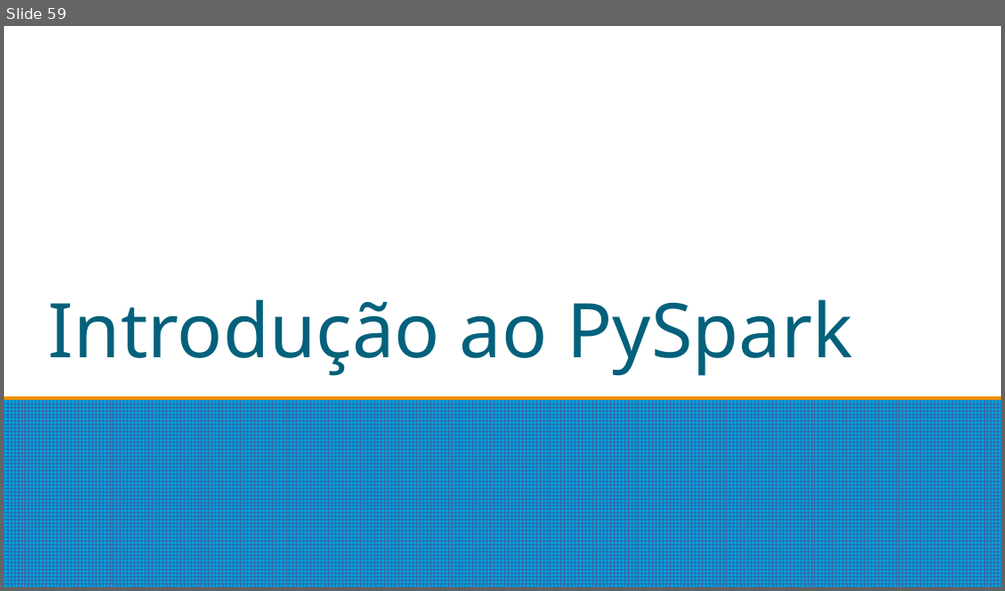
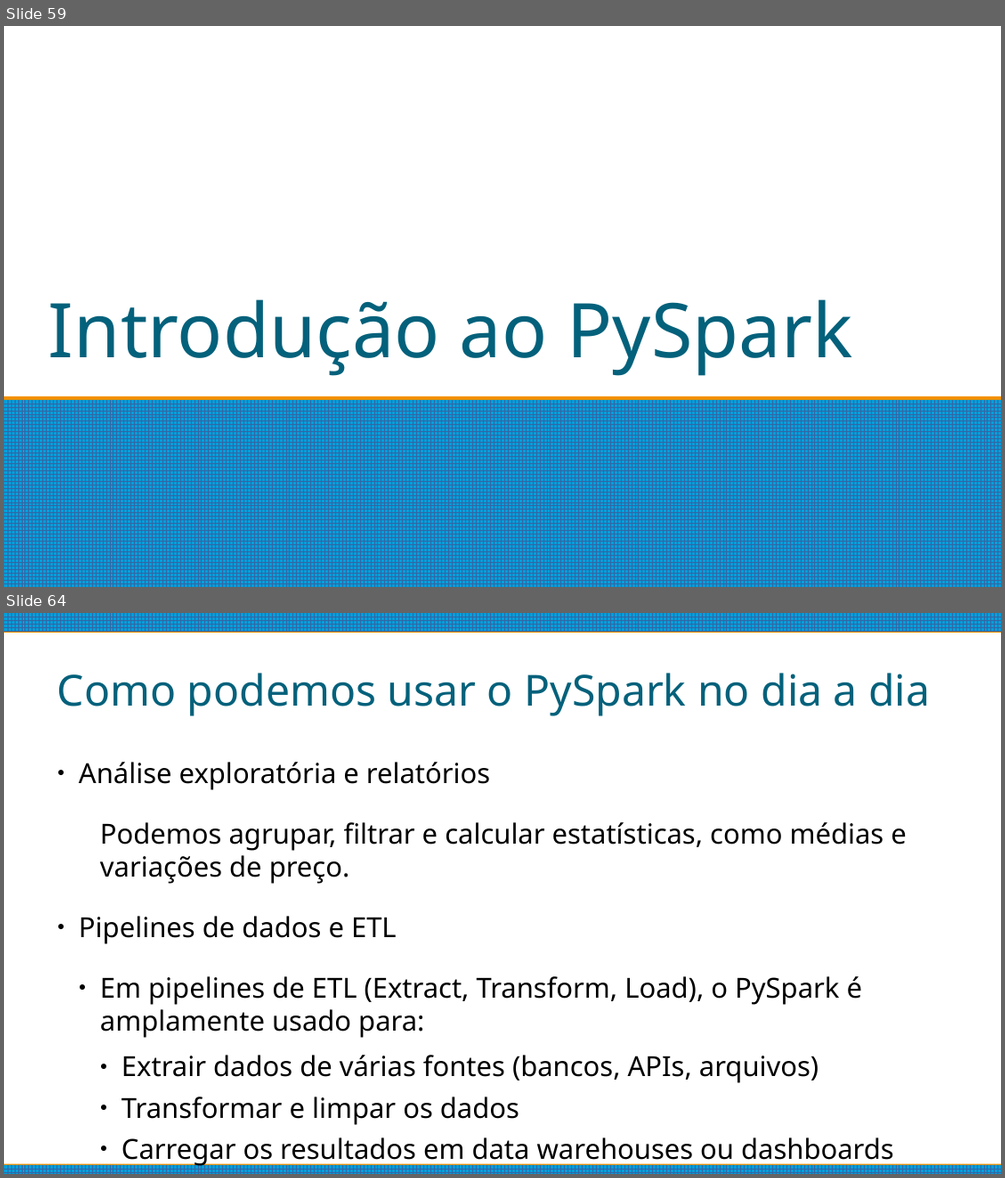
Before and after one commit to matheushpalves/estacioBigData, a slide deck: Introdução.odp. Shown one above the other, each under a label of ours: slide 59 before the commit, slides 59 and 64 after it; the slides between them are not shown. The pictures are 1005x591 and 1005x1178 pixels, drawn with LibreOffice and Linux fonts; fonts in the diff are those of the drawing. Boxes give left, top, right and bottom in pixels: in the first picture for what was removed or moved away, otherwise in the second. Text is boxed around its words. In the diff, an @@ line names an element or a change of style, - is before the commit and + after.

```diff
--- a/Introdução.odp
+++ b/Introdução.odp
@@ slide 64 added at (4,613,1001,1174), background #FFFFFF @@
@@ rectangle added at (4,613,1001,631), fill pattern #3465A4 on #009EDA @@
@@ title added at (57,673,930,716), 34.1 pt, text #04617B @@
+Como podemos usar o PySpark no dia a dia
@@ text added at (79,762,906,1166), 22 pt, text #000000 @@
+● Análise exploratória e relatórios
+  Podemos agrupar, filtrar e calcular estatísticas, como médias e variações de preço.
+● Pipelines de dados e ETL
+  ● Em pipelines de ETL (Extract, Transform, Load), o PySpark é amplamente usado para:
+    ● Extrair dados de várias fontes (bancos, APIs, arquivos)
+    ● Transformar e limpar os dados
+    ● Carregar os resultados em data warehouses ou dashboards
@@ rectangle added at (4,1165,1001,1174), fill pattern #3465A4 on #009EDA @@
```
Also in this commit, not shown: 1 slide changed, 13 other slides added.
